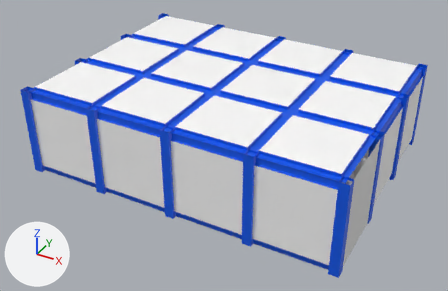
One commit to the Blender file public/room_and_door.blend: the scene before it, then after it.
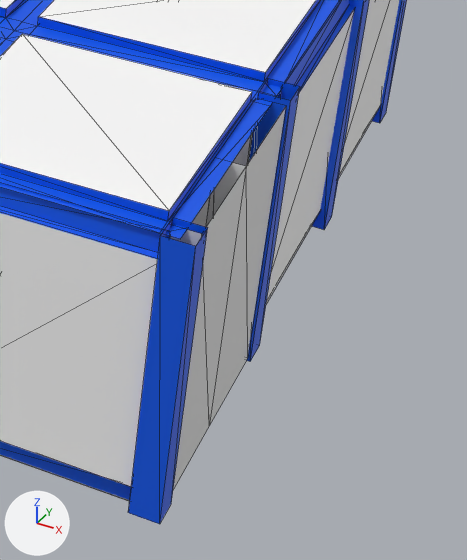
Each version appears first whole from a 50 mm lens placed at (7.31, -13.13, 9.8), pointed at (0.02, 0.1, 0.59), and next in a close-up on the part from 64% to 98% of the width and 36% to 100% of the height. Arrows for +X, +Y and +Z are at lower left; the lights stay in place. The close-ups show mesh edges as thin lines.
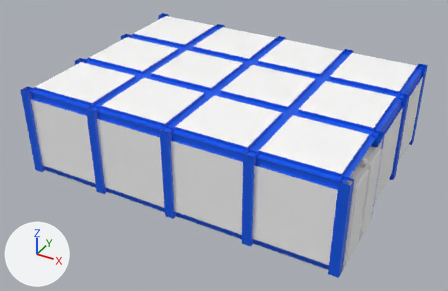
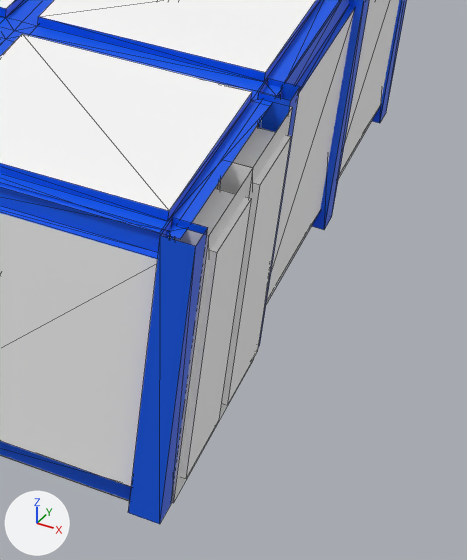
Commit message: Door looks like doors

The change, as a diff of the scene's bpy script:
```diff
--- a/public/room_and_door.blend.py
+++ b/public/room_and_door.blend.py
@@ mat_material_018 @@
+mat_material_018 = bpy.data.materials.new('Material.018')
+mat_material_018.use_nodes = True; mat_material_018.node_tree.nodes.clear()
+_N = mat_material_018.node_tree.nodes; _L = mat_material_018.node_tree.links
+n0 = _N.new('ShaderNodeBsdfPrincipled'); n0.name = 'Principled BSDF'
+n0.distribution = 'GGX'
+n0.subsurface_method = 'RANDOM_WALK_SKIN'
+n1 = _N.new('ShaderNodeOutputMaterial'); n1.name = 'Material Output'
+n2 = _N.new('ShaderNodeRGB'); n2.name = 'RGB'
+n2.outputs[0].default_value = (1.0, 1.0, 1.0, 1.0)  # 'Color', white #ffffff
+_L.new(n0.outputs[0], n1.inputs[0])  # 'BSDF' to 'Surface'
+_L.new(n2.outputs[0], n0.inputs[0])  # 'Color' to 'Base Color'
@@ mat_material_017 @@
+mat_material_017 = bpy.data.materials.new('Material.017')
+mat_material_017.use_nodes = True; mat_material_017.node_tree.nodes.clear()
+_N = mat_material_017.node_tree.nodes; _L = mat_material_017.node_tree.links
+n0 = _N.new('ShaderNodeBsdfPrincipled'); n0.name = 'Principled BSDF'
+n0.distribution = 'GGX'
+n0.subsurface_method = 'RANDOM_WALK_SKIN'
+n1 = _N.new('ShaderNodeOutputMaterial'); n1.name = 'Material Output'
+n2 = _N.new('ShaderNodeRGB'); n2.name = 'RGB'
+n2.outputs[0].default_value = (1.0, 1.0, 1.0, 1.0)  # 'Color', white #ffffff
+_L.new(n0.outputs[0], n1.inputs[0])  # 'BSDF' to 'Surface'
+_L.new(n2.outputs[0], n0.inputs[0])  # 'Color' to 'Base Color'
@@ me_cube_002 @@
+me_cube_002.from_pydata(...)  # a box spanning x -0.325..0.325, y -0.325..0.325, z -0.325..0.325
+me_cube_002.materials.append(mat_material_018)
@@ me_cube_001 @@
+me_cube_001.from_pydata(...)  # a box spanning x -0.325..0.325, y -0.325..0.325, z -0.325..0.325
+me_cube_001.materials.append(mat_material_017)
@@ ob_plane_000 @@
 ob_plane_000 = bpy.data.objects.new('Plane.000', me_plane_000)
-ob_plane_000.location = (4.4, -2.08, 1.24)
+ob_plane_000.location = (4.45, -2.08, 1.24)
 ob_plane_000.rotation_euler = (1.571, 0.0, 0.0)  # degrees (90, 0, 0)
@@ ob_plane_001 @@
 ob_plane_001 = bpy.data.objects.new('Plane.001', me_plane_001)
-ob_plane_001.location = (4.4, -1.1, 1.24)
+ob_plane_001.location = (4.45, -1.1, 1.24)
 ob_plane_001.rotation_euler = (1.571, 0.0, 0.0)  # degrees (90, 0, 0)
@@ ob_cube_001 @@
+ob_cube_001 = bpy.data.objects.new('Cube.001', me_cube_002)
+ob_cube_001.location = (4.46, -1.11, 1.24)
+ob_cube_001.scale = (0.494, 1.19, 3.2)
@@ ob_cube @@
+ob_cube = bpy.data.objects.new('Cube', me_cube_001)
+ob_cube.location = (4.46, -2.08, 1.24)
+ob_cube.scale = (0.494, 1.19, 3.2)
```

Pixel boxes [x1, y1, x2, y2] of what changed, in the close-ups (467 x 560 px):
'Plane.000', moved
    before: [170, 163, 246, 489]
    after: [171, 163, 253, 503]
'Cube', added
    after: [180, 188, 252, 479]
'Plane.001', moved
    before: [209, 107, 286, 426]
    after: [216, 107, 292, 426]
'Cube.001', added
    after: [222, 127, 291, 405]
